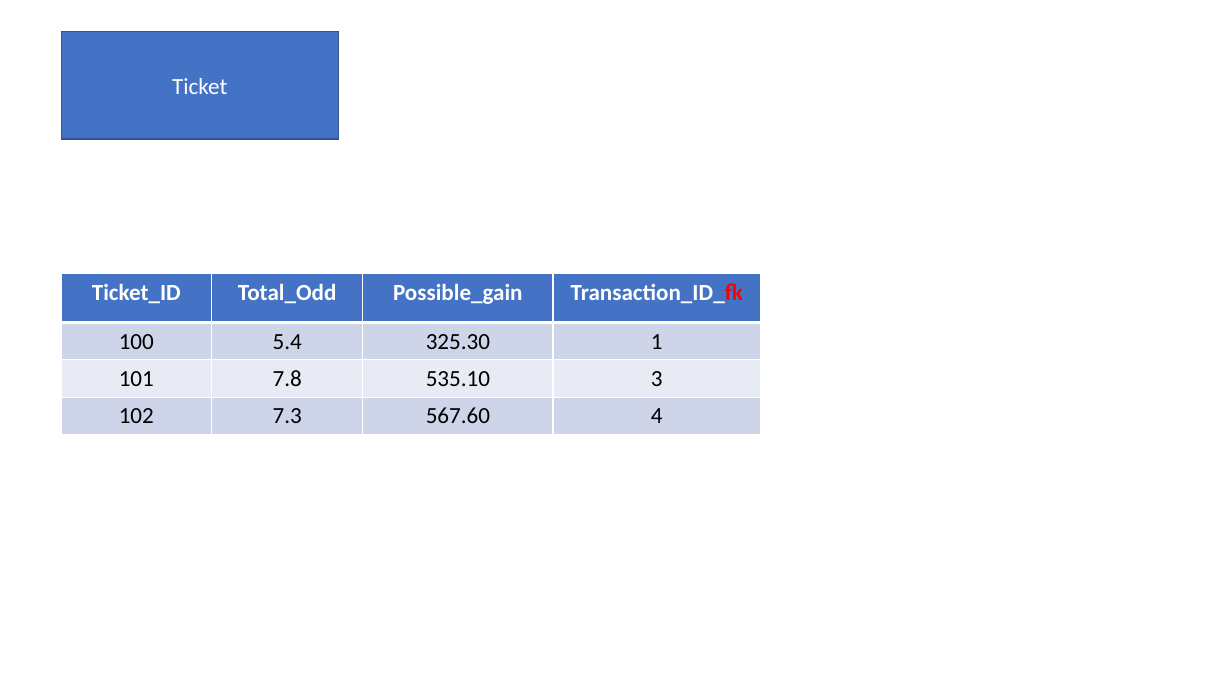
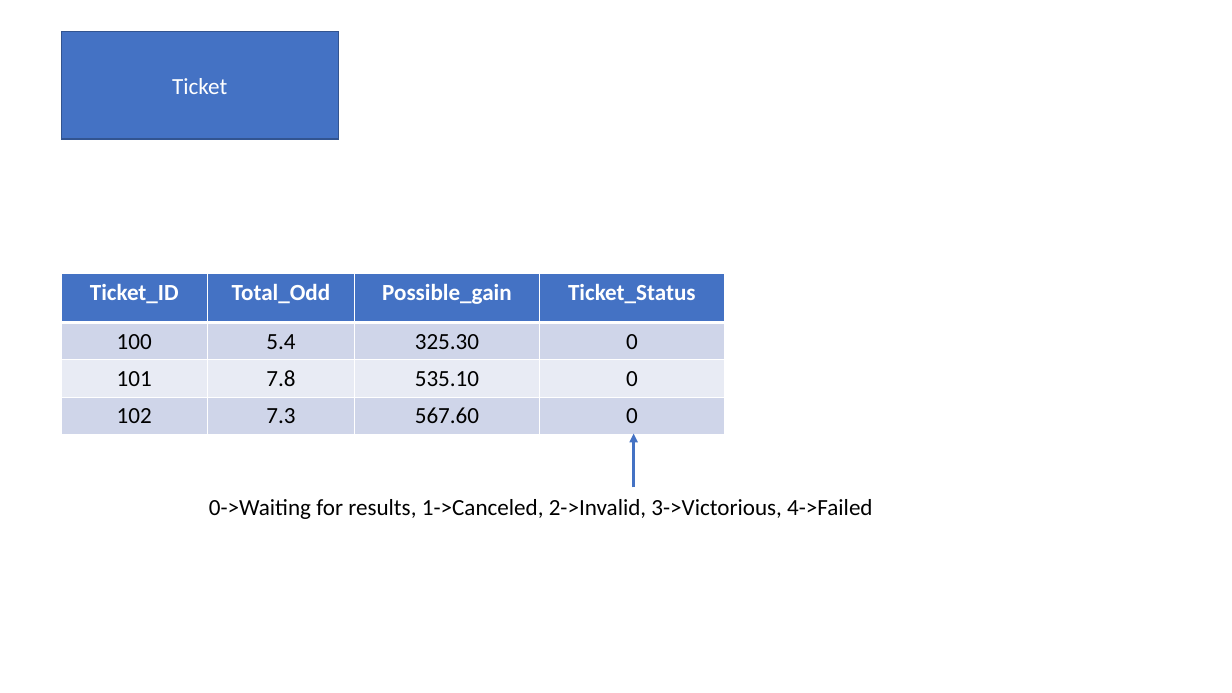
Before and after one commit to LjuboM/Betting-app, a slide deck: slide 4 of docs/Database Logic.pptx. Drawn at 1232x693 pixels with LibreOffice and Linux fonts; fonts in the diff are those of the drawing. Boxes give left, top, right and bottom in pixels: in the first picture for what was removed or moved away, otherwise in the second. Text is boxed around its words. In the diff, an @@ line names an element or a change of style, - is before the commit and + after.

```diff
--- a/docs/Database Logic.pptx
+++ b/docs/Database Logic.pptx
@@ table at <box>61,274,724,434</box> @@
-row 1, column 4: Transaction_ID_fk
+row 1, column 4: Ticket_Status
-row 2, column 4: 1
+row 2, column 4: 0
-row 3, column 4: 3
+row 3, column 4: 0
-row 4, column 4: 4
+row 4, column 4: 0
@@ table: place and size @@
-table at <box>61,274,762,434</box>
+table at <box>61,274,724,434</box>
@@ arrow added from (634, 488) to (634, 433), #4472C4 2.25 pt @@
@@ text added at <box>209,499,872,519</box>, 18 pt, text #000000 @@
+0->Waiting for results, 1->Canceled, 2->Invalid, 3->Victorious, 4->Failed
```
Also in this commit, not shown: 2 other slides changed.
